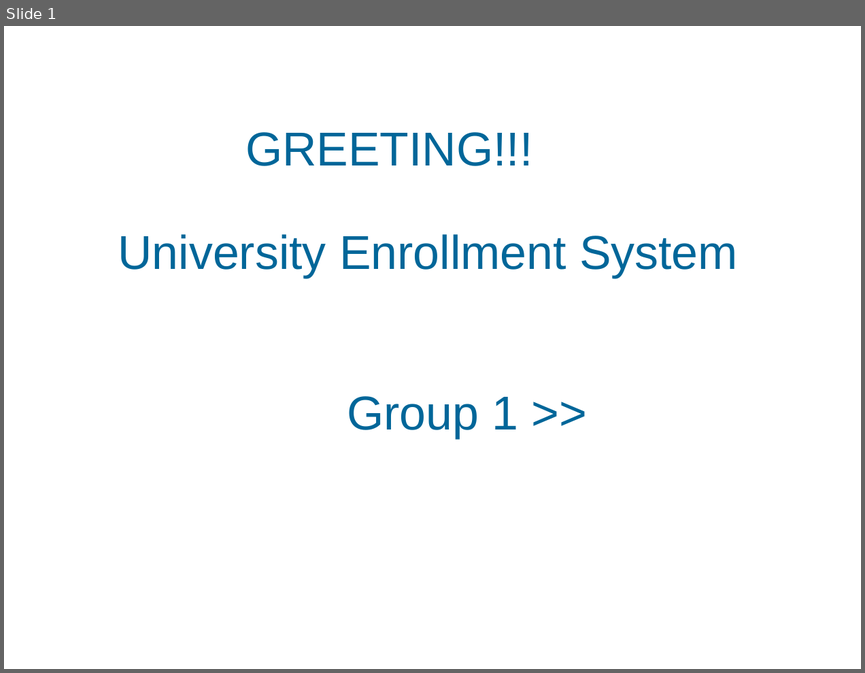
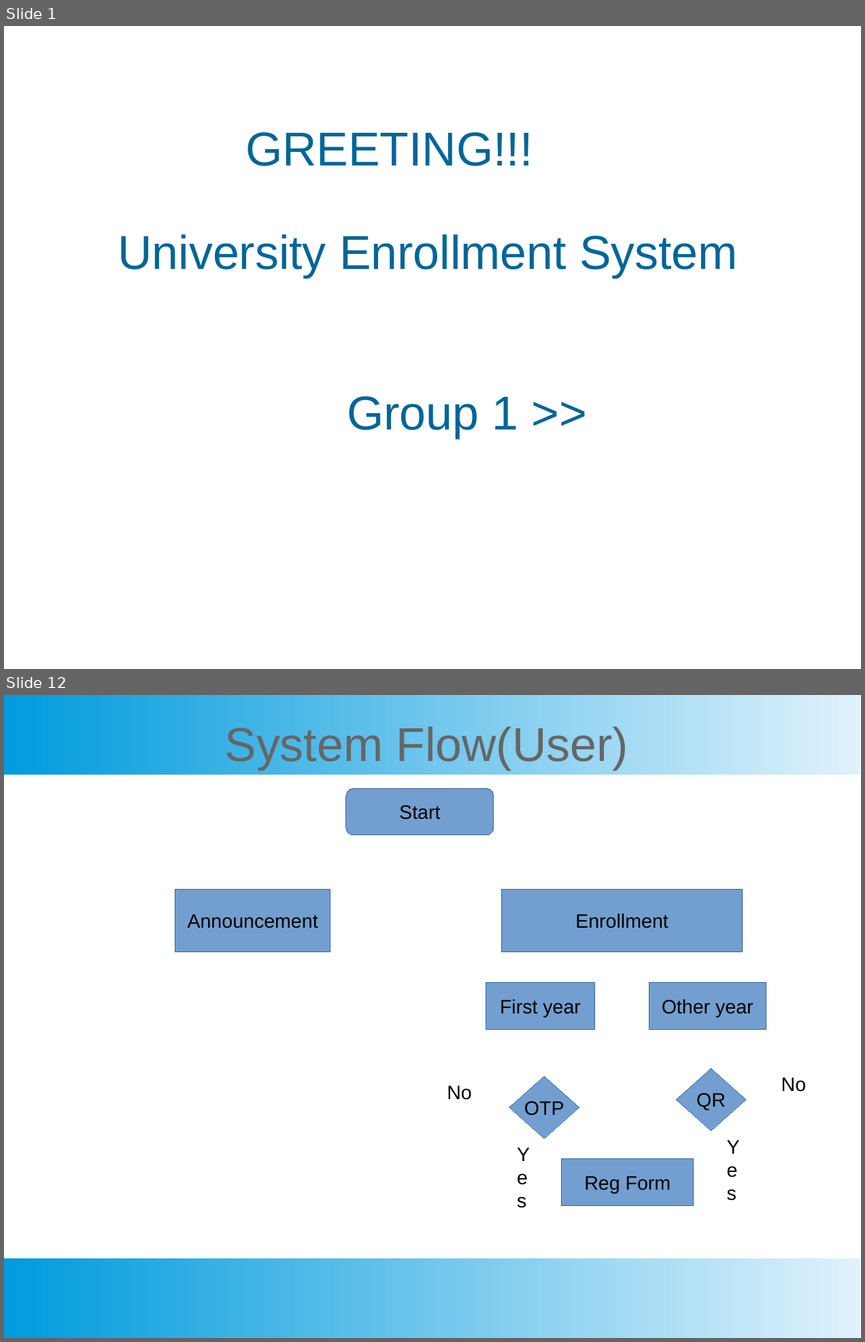
Before and after one commit to heinyekyaw/URSPPP, a slide deck: shout yay.pptx. Shown one above the other, each under a label of ours: slide 1 before the commit, slides 1 and 12 after it; the slides between them are not shown. The pictures are 865x673 and 865x1342 pixels, drawn with LibreOffice and Linux fonts; fonts in the diff are those of the drawing; background and template pictures are left out. Boxes give left, top, right and bottom in pixels: in the first picture for what was removed or moved away, otherwise in the second. Text is boxed around its words. In the diff, an @@ line names an element or a change of style, - is before the commit and + after.

```diff
--- a/shout yay.pptx
+++ b/shout yay.pptx
@@ slide 12 added at <box>4,695,861,1338</box>, background #FFFFFF @@
@@ rectangle added at <box>4,695,861,775</box>, fill gradient #DFF2FC to #009BDD @@
@@ text added at <box>225,726,628,770</box>, 44 pt, text #666666 @@
+System Flow(User)
@@ rounded rectangle added at <box>346,788,494,835</box>, fill #729FCF, outline #3465A4 0.75 pt, 18 pt, text #000000 @@
+Start
@@ rectangle added at <box>175,889,330,951</box>, fill #729FCF, outline #3465A4 0.75 pt, 18 pt, text #000000 @@
+Announcement
@@ rectangle added at <box>502,889,742,951</box>, fill #729FCF, outline #3465A4 0.75 pt, 18 pt, text #000000 @@
+Enrollment
@@ rectangle added at <box>486,983,595,1030</box>, fill #729FCF, outline #3465A4 0.75 pt, 18 pt, text #000000 @@
+First year
@@ rectangle added at <box>649,983,766,1030</box>, fill #729FCF, outline #3465A4 0.75 pt, 18 pt, text #000000 @@
+Other year
@@ freeform shape added at <box>509,1076,579,1138</box>, fill #729FCF, outline #3465A4 0.75 pt, 18 pt, text #000000 @@
+OTP
@@ freeform shape added at <box>677,1068,747,1130</box>, fill #729FCF, outline #3465A4 0.75 pt, 18 pt, text #000000 @@
+QR
@@ text added at <box>781,1077,806,1091</box>, 18 pt, text #000000 @@
+No
@@ text added at <box>447,1085,471,1100</box>, 18 pt, text #000000 @@
+No
@@ text added at <box>509,1138,541,1200</box>, 18 pt, text #000000 @@
+Yes
@@ text added at <box>719,1130,742,1193</box>, 18 pt, text #000000 @@
+Yes
@@ rectangle added at <box>562,1158,694,1205</box>, fill #729FCF, outline #3465A4 0.75 pt, 18 pt, text #000000 @@
+Reg Form
@@ rectangle added at <box>4,1258,861,1338</box>, fill gradient #DFF2FC to #009BDD @@
```
Also in this commit, not shown: 5 slides changed, 11 other slides added.
